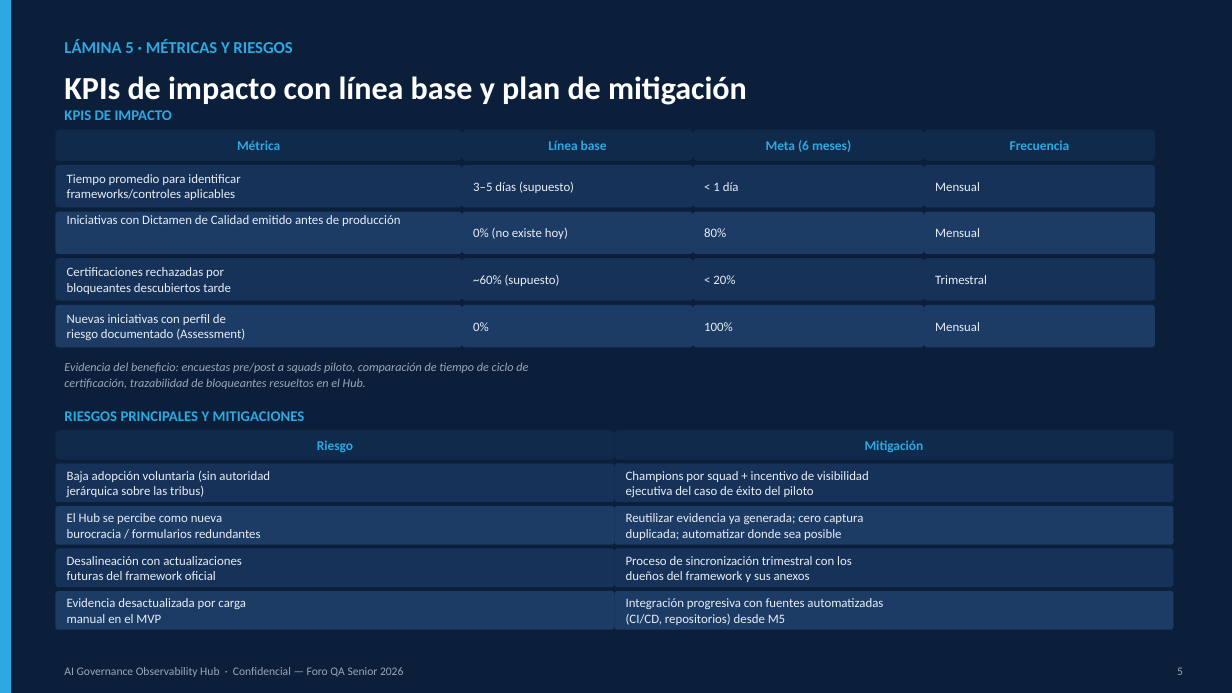
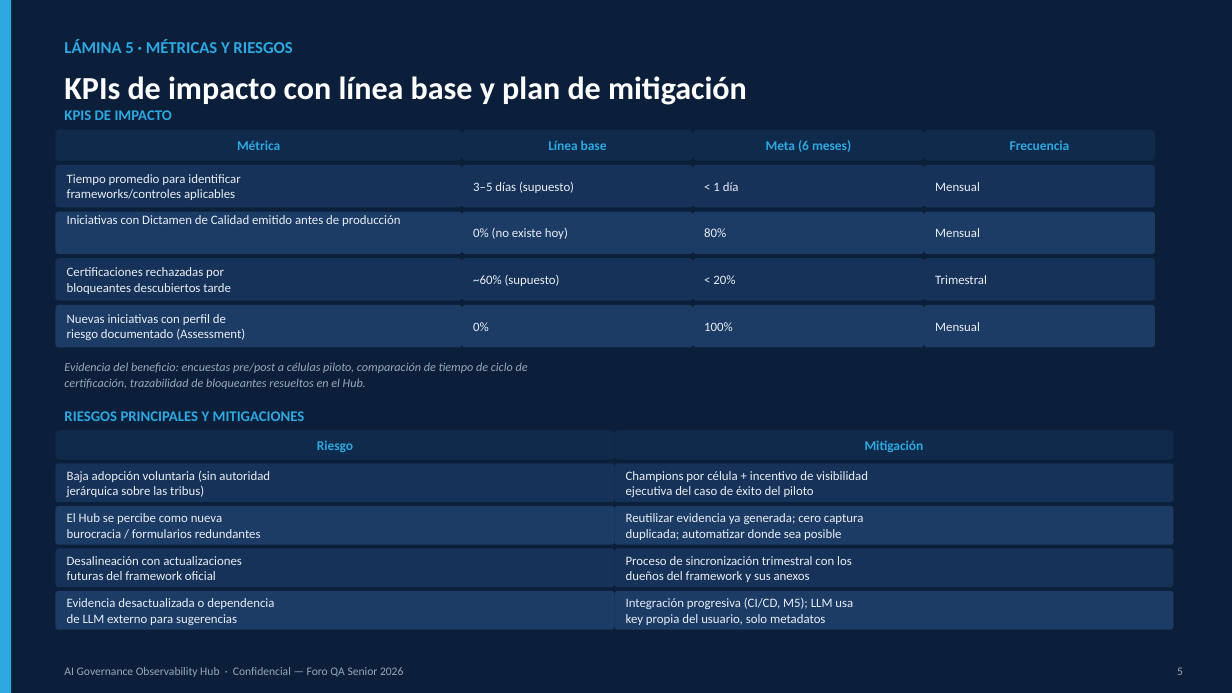
Before and after one commit to patoxav/ai-governance-observability-hub, a slide deck: slide 6 of deliverables/AI_Governance_Observability_Hub.pptx. Drawn at 1232x693 pixels with LibreOffice and Linux fonts; fonts in the diff are those of the drawing. Boxes give left, top, right and bottom in pixels: in the first picture for what was removed or moved away, otherwise in the second. Text is boxed around its words. In the diff, an @@ line names an element or a change of style, - is before the commit and + after.

```diff
--- a/deliverables/AI_Governance_Observability_Hub.pptx
+++ b/deliverables/AI_Governance_Observability_Hub.pptx
@@ text at (x1=64, y1=362, x2=528, y2=373): text changed @@
-Evidencia del beneficio: encuestas pre/post a squads piloto, comparación de tiempo de ciclo de
+Evidencia del beneficio: encuestas pre/post a células piloto, comparación de tiempo de ciclo de
@@ text in rounded rectangle at (x1=626, y1=471, x2=868, y2=497): text changed @@
-Champions por squad + incentivo de visibilidad
-ejecutiva del caso de éxito del piloto
+Champions por célula + incentivo de visibilidad
+ejecutiva del caso de éxito del piloto
@@ text in rounded rectangle at (x1=67, y1=598, x2=274, y2=625): text changed @@
-Evidencia desactualizada por carga
-manual en el MVP
+Evidencia desactualizada o dependencia
+de LLM externo para sugerencias
@@ text in rounded rectangle at (x1=626, y1=598, x2=853, y2=625): text changed @@
-Integración progresiva con fuentes automatizadas
-(CI/CD, repositorios) desde M5
+Integración progresiva (CI/CD, M5); LLM usa
+key propia del usuario, solo metadatos
```
Also in this commit, not shown: 1 other slide changed, 7 other files.
